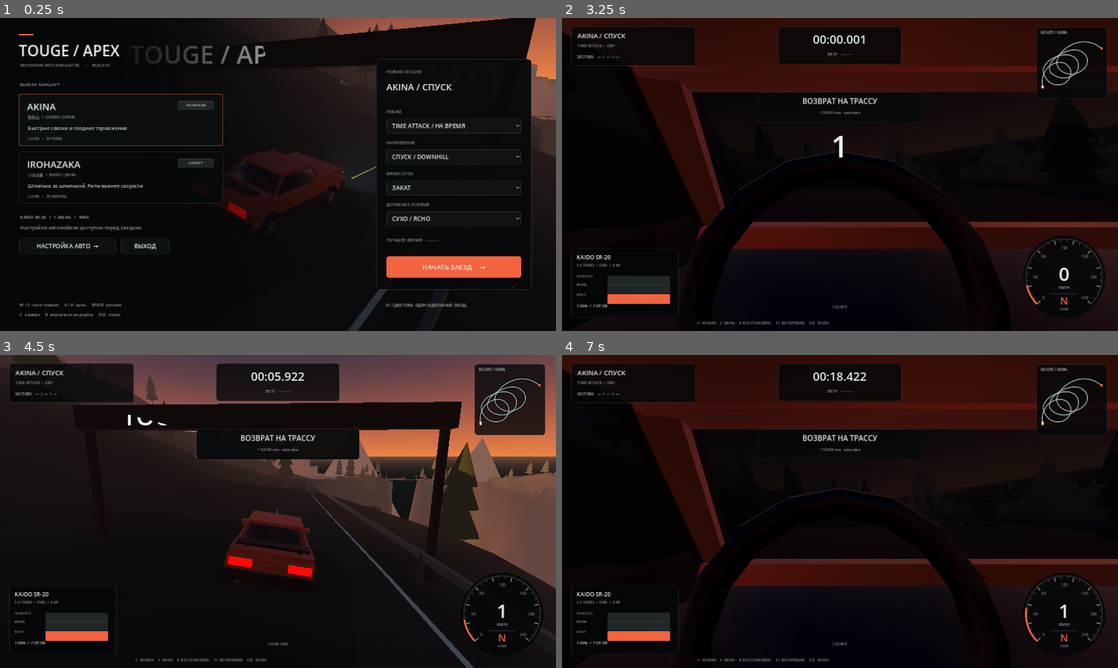
Above: before the commit, frames 1-4 (two rows, left to right).
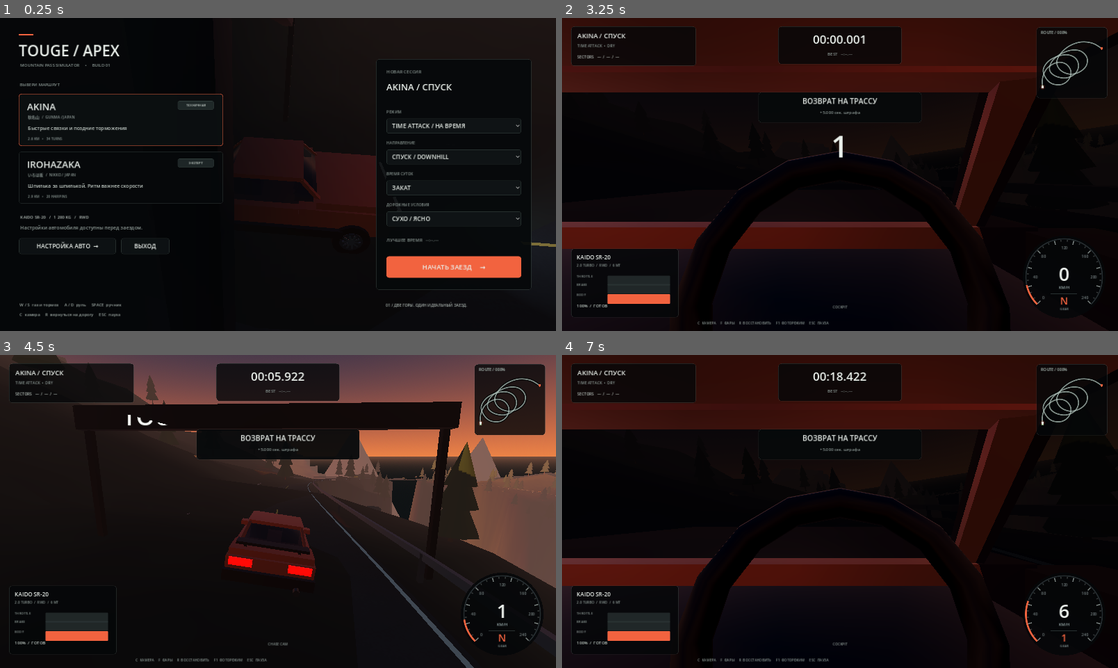
Above: after the commit, the same moments.

Repository: SkyLord089/testing
Game: Godot game, scene res://scenes/main.tscn
Two runs of this game, one before a commit and one after it. Both use one fixed random seed, a clock stepped at 60 frames per second and the inputs below.
Inputs:
- Up to frame 1 (0.25 s): no input
- Up to frame 2 (3.25 s): click "НАЧАТЬ ЗАЕЗД →" at 0.5 s; hold D (steer_right) 1.28-2.03 s; hold C (camera) 1.28-2.03 s; tap R (recover) at 1.55, 2.1 s; hold S (brake) 2.03-2.78 s; tap W (throttle) at 2.3 s; hold D (steer_right) from 2.78 s (still down); hold W (throttle) from 2.78 s (still down); tap C (camera) at 3.05 s
- Up to frame 3 (4.5 s): tap Enter at 3.5 s; release D (steer_right) at 3.53 s; release W (throttle) at 3.53 s; hold E (shift_up) 3.53-4.28 s; tap C (camera) at 3.6 s; tap R (recover) at 3.8 s; hold A (steer_left) from 4.28 s (still down); hold F (headlights) from 4.28 s (still down)
- Up to frame 4 (7 s): tap W (throttle) at 4.55, 6.8 s; release F (headlights) at 5.03 s; tap R (recover) at 5.1, 6.05 s; tap C (camera) at 5.3, 6.6 s; release A (steer_left) at 5.78 s; hold S (brake) 5.78-6.53 s; hold W (throttle) 5.78-6.53 s; hold D (steer_right) from 6.53 s (still down)

The runs differ from the first frame. In frame 1, 7.0% of the frame differs, in the area x 24-100%, y 0-100%; in frame 2, 11%, in the area x 0-100%, y 4-93%; in frame 3, less than 0.1%; in frame 4, 11%.

Commit message:
Align vehicle, camera and spawn with Godot's +Z forward axis
Co-authored-by: arena-agent <297053741+arena-agent@users.noreply.github.com>

Diff:
--- a/scripts/follow_camera.gd
+++ b/scripts/follow_camera.gd
@@ -26,22 +26,22 @@
         return
     var speed = target.linear_velocity.length() if target is VehicleBody3D else 0.0
     if mode == 0:
-        var desired = target.global_transform * Vector3(0, 2.05, 6.35)
+        var desired = target.global_transform * Vector3(0, 2.05, -6.35)
         var anchor = target.global_position + Vector3.UP * 0.35
         var query = PhysicsRayQueryParameters3D.create(anchor, desired, 1, [target.get_rid()])
         var hit = get_world_3d().direct_space_state.intersect_ray(query)
         if not hit.is_empty():
             desired = hit.position + hit.normal * 0.28
         global_position = global_position.lerp(desired, 1.0 - exp(-delta * 8.5))
-        var look_target = target.global_transform * Vector3(0, 0.28, -3.0)
+        var look_target = target.global_transform * Vector3(0, 0.28, 3.0)
         smoothed_look = smoothed_look.lerp(look_target, 1.0 - exp(-delta * 10.0))
         if global_position.distance_to(smoothed_look) > 0.1:
             look_at(smoothed_look, Vector3.UP)
         fov = lerpf(fov, 66.0 + clampf(speed / 65.0, 0.0, 1.0) * 11.0, delta * 3.5)
     else:
-        var offset = Vector3(0, 0.56, -1.02) if mode == 1 else Vector3(-0.38, 0.49, -0.12)
+        var offset = Vector3(0, 0.56, 1.02) if mode == 1 else Vector3(-0.38, 0.49, 0.12)
         global_position = target.global_transform * offset
-        var forward = -target.global_basis.z
+        var forward = target.global_basis.z
         var up = target.global_basis.y
         look_at(global_position + forward * 30.0 + up * 0.15, up)
         fov = lerpf(fov, 72.0 + clampf(speed / 70.0, 0.0, 1.0) * 8.0, delta * 4.0)
@@ -54,9 +54,9 @@
     if not is_instance_valid(target):
         return
     if cinematic:
-        global_position = target.global_position + Vector3(5.2, 2.4, 5.2)
+        global_position = target.global_position + Vector3(5.2, 2.4, -5.2)
         look_at(target.global_position + Vector3.UP * 0.2)
     elif mode == 0:
-        global_position = target.global_transform * Vector3(0, 2.05, 6.35)
-        smoothed_look = target.global_transform * Vector3(0, 0.28, -3.0)
+        global_position = target.global_transform * Vector3(0, 2.05, -6.35)
+        smoothed_look = target.global_transform * Vector3(0, 0.28, 3.0)
         look_at(smoothed_look)
--- a/scripts/race.gd
+++ b/scripts/race.gd
@@ -113,7 +113,8 @@
 
 func recovery_transform() -> Transform3D:
     var index = clampi(nearest, 1, route_points.size() - 2)
-    return Transform3D(Basis.looking_at(_tangent(index), Vector3.UP), route_points[index] + Vector3.UP * 1.0)
+    # +Z is the vehicle's forward axis, hence the negated tangent.
+    return Transform3D(Basis.looking_at(-_tangent(index), Vector3.UP), route_points[index] + Vector3.UP * 1.0)
 
 func add_recovery_penalty() -> void:
     if mode == 0 and active:
--- a/scripts/road.gd
+++ b/scripts/road.gd
@@ -49,7 +49,9 @@
     var index = points.size() - 3 if reverse else 2
     var direction = tangent_at(index) * (-1.0 if reverse else 1.0)
     var origin = points[index] + Vector3.UP * 1.15
-    return Transform3D(Basis.looking_at(direction, Vector3.UP), origin)
+    # VehicleBody3D drives along its local +Z axis, so the basis must look
+    # opposite to the direction of travel.
+    return Transform3D(Basis.looking_at(-direction, Vector3.UP), origin)
 
 func nearest_index(position_3d: Vector3, around: int = -1, radius: int = 30) -> int:
     var first = 0
--- a/scripts/vehicle.gd
+++ b/scripts/vehicle.gd
@@ -38,7 +38,7 @@
     linear_damp = 0.035
     angular_damp = 0.35
     center_of_mass_mode = RigidBody3D.CENTER_OF_MASS_MODE_CUSTOM
-    center_of_mass = Vector3(0.0, -0.18, 0.12)
+    center_of_mass = Vector3(0.0, -0.18, -0.12)
     continuous_cd = true
     contact_monitor = true
     max_contacts_reported = 8
@@ -60,8 +60,8 @@
 
 func _build_wheels() -> void:
     var positions = [
-        Vector3(-0.83, -0.25, -1.32), Vector3(0.83, -0.25, -1.32),
-        Vector3(-0.83, -0.25, 1.32), Vector3(0.83, -0.25, 1.32)
+        Vector3(-0.83, -0.25, 1.32), Vector3(0.83, -0.25, 1.32),
+        Vector3(-0.83, -0.25, -1.32), Vector3(0.83, -0.25, -1.32)
     ]
     for i in range(4):
         var wheel = VehicleWheel3D.new()
@@ -91,7 +91,7 @@
         return
     shift_cooldown = maxf(0.0, shift_cooldown - delta)
     last_impact = maxf(0.0, last_impact - delta)
-    var forward_speed = linear_velocity.dot(-global_basis.z)
+    var forward_speed = linear_velocity.dot(global_basis.z)
     var speed = linear_velocity.length()
     odometer += speed * delta
     if controls_enabled:
@@ -183,7 +183,7 @@
     engine_force = force * direction
     var velocity_flat = Vector3(linear_velocity.x, 0, linear_velocity.z)
     if velocity_flat.length() > 4.0:
-        var forward_flat = -global_basis.z
+        var forward_flat = global_basis.z
         forward_flat.y = 0
         drift_angle = rad_to_deg(forward_flat.normalized().angle_to(velocity_flat.normalized()))
         if drift_angle > 90.0:
@@ -258,14 +258,14 @@
     glass.transparency = BaseMaterial3D.TRANSPARENCY_ALPHA
     glass.albedo_color.a = 0.88
     glass.cull_mode = BaseMaterial3D.CULL_DISABLED
-    _box(Vector3(1.76, 0.48, 4.02), Vector3(0, 0, 0.02), paint_material)
-    _box(Vector3(1.68, 0.16, 1.32), Vector3(0, 0.29, -1.28), paint_material)
-    _box(Vector3(1.70, 0.20, 0.66), Vector3(0, 0.27, 1.62), paint_material)
-    _box(Vector3(1.80, 0.20, 0.20), Vector3(0, -0.13, -2.02), trim)
-    _box(Vector3(1.80, 0.22, 0.20), Vector3(0, -0.12, 2.03), trim)
-    _box(Vector3(1.06, 0.17, 0.035), Vector3(0, 0.04, -2.135), dark)
+    _box(Vector3(1.76, 0.48, 4.02), Vector3(0, 0, -0.02), paint_material)
+    _box(Vector3(1.68, 0.16, 1.32), Vector3(0, 0.29, 1.28), paint_material)
+    _box(Vector3(1.70, 0.20, 0.66), Vector3(0, 0.27, -1.62), paint_material)
+    _box(Vector3(1.80, 0.20, 0.20), Vector3(0, -0.13, 2.02), trim)
+    _box(Vector3(1.80, 0.22, 0.20), Vector3(0, -0.12, -2.03), trim)
+    _box(Vector3(1.06, 0.17, 0.035), Vector3(0, 0.04, 2.135), dark)
     for x in [-0.91, 0.91]:
-        _box(Vector3(0.09, 0.16, 2.65), Vector3(x, -0.19, 0.16), trim)
+        _box(Vector3(0.09, 0.16, 2.65), Vector3(x, -0.19, -0.16), trim)
     _build_cabin(glass)
     # Lights and small aero details.
     var head_mat = _material(Color(0.78, 0.88, 0.91), 0.2, 0.16)
@@ -277,10 +277,11 @@
     tail_material.emission = Color(0.95, 0.018, 0.008)
     tail_material.emission_energy_multiplier = 1.4
     for x in [-0.58, 0.58]:
-        _box(Vector3(0.48, 0.15, 0.045), Vector3(x, 0.16, -2.055), head_mat)
-        _box(Vector3(0.46, 0.15, 0.045), Vector3(x, 0.15, 2.055), tail_material)
+        _box(Vector3(0.48, 0.15, 0.045), Vector3(x, 0.16, 2.055), head_mat)
+        _box(Vector3(0.46, 0.15, 0.045), Vector3(x, 0.15, -2.055), tail_material)
         var spot = SpotLight3D.new()
-        spot.position = Vector3(x, 0.17, -1.98)
+        spot.position = Vector3(x, 0.17, 1.98)
+        spot.rotation_degrees.y = 180.0
         spot.light_color = Color(0.76, 0.86, 1.0)
         spot.light_energy = 3.8
         spot.spot_range = 52.0
@@ -290,10 +291,10 @@
         spot.visible = false
         add_child(spot)
         headlight_nodes.append(spot)
-        _box(Vector3(0.20, 0.12, 0.27), Vector3(x * 1.57, 0.30, -0.52), paint_material)
-    _box(Vector3(1.46, 0.055, 0.27), Vector3(0, 0.48, 1.78), trim)
+        _box(Vector3(0.20, 0.12, 0.27), Vector3(x * 1.57, 0.30, 0.52), paint_material)
+    _box(Vector3(1.46, 0.055, 0.27), Vector3(0, 0.48, -1.78), trim)
     for x in [-0.55, 0.55]:
-        _box(Vector3(0.055, 0.27, 0.08), Vector3(x, 0.34, 1.74), trim)
+        _box(Vector3(0.055, 0.27, 0.08), Vector3(x, 0.34, -1.74), trim)
     var exhaust = CylinderMesh.new()
     exhaust.top_radius = 0.065
     exhaust.bottom_radius = 0.065
@@ -303,12 +304,12 @@
     exhaust_instance.mesh = exhaust
     exhaust_instance.material_override = _material(Color(0.26, 0.28, 0.28), 0.9, 0.24)
     exhaust_instance.rotation_degrees.x = 90
-    exhaust_instance.position = Vector3(-0.56, -0.23, 2.10)
+    exhaust_instance.position = Vector3(-0.56, -0.23, -2.10)
     add_child(exhaust_instance)
     # A simple interior remains visible from the cockpit camera.
-    _box(Vector3(1.35, 0.16, 0.48), Vector3(0, 0.24, -0.55), dark)
+    _box(Vector3(1.35, 0.16, 0.48), Vector3(0, 0.24, 0.55), dark)
     for x in [-0.39, 0.39]:
-        _box(Vector3(0.42, 0.54, 0.46), Vector3(x, 0.30, 0.48), dark)
+        _box(Vector3(0.42, 0.54, 0.46), Vector3(x, 0.30, -0.48), dark)
     var steering_wheel = TorusMesh.new()
     steering_wheel.inner_radius = 0.13
     steering_wheel.outer_radius = 0.17
@@ -317,22 +318,22 @@
     var steering_instance = MeshInstance3D.new()
     steering_instance.mesh = steering_wheel
     steering_instance.material_override = trim
-    steering_instance.position = Vector3(-0.38, 0.36, -0.34)
-    steering_instance.rotation_degrees.x = 72
+    steering_instance.position = Vector3(-0.38, 0.36, 0.34)
+    steering_instance.rotation_degrees.x = 108
     add_child(steering_instance)
 
 func _build_cabin(glass: Material) -> void:
     var st = SurfaceTool.new()
     st.begin(Mesh.PRIMITIVE_TRIANGLES)
-    var a = Vector3(-0.75, 0.22, -0.84)
-    var b = Vector3(0.75, 0.22, -0.84)
-    var c = Vector3(0.75, 0.22, 1.15)
-    var d = Vector3(-0.75, 0.22, 1.15)
-    var e = Vector3(-0.62, 0.64, -0.40)
-    var f = Vector3(0.62, 0.64, -0.40)
-    var g = Vector3(0.62, 0.64, 0.72)
-    var h = Vector3(-0.62, 0.64, 0.72)
-    var faces = [[a,b,f,e], [b,c,g,f], [c,d,h,g], [d,a,e,h], [e,f,g,h]]
+    var a = Vector3(-0.75, 0.22, 0.84)
+    var b = Vector3(0.75, 0.22, 0.84)
+    var c = Vector3(0.75, 0.22, -1.15)
+    var d = Vector3(-0.75, 0.22, -1.15)
+    var e = Vector3(-0.62, 0.64, 0.40)
+    var f = Vector3(0.62, 0.64, 0.40)
+    var g = Vector3(0.62, 0.64, -0.72)
+    var h = Vector3(-0.62, 0.64, -0.72)
+    var faces = [[e,f,b,a], [f,g,c,b], [g,h,d,c], [h,e,a,d], [h,g,f,e]]
     for face in faces:
         _visual_quad(st, face[0], face[1], face[2], face[3])
     st.generate_normals()
@@ -340,7 +341,7 @@
     cabin.mesh = st.commit()
     cabin.material_override = glass
     add_child(cabin)
-    _box(Vector3(1.30, 0.075, 1.18), Vector3(0, 0.655, 0.16), paint_material)
+    _box(Vector3(1.30, 0.075, 1.18), Vector3(0, 0.655, -0.16), paint_material)
     for pair in [[a,e],[b,f],[c,g],[d,h]]:
         _beam(pair[0], pair[1], 0.065, paint_material)
     _beam(e, f, 0.06, paint_material)
--- a/tests/smoke_test.gd
+++ b/tests/smoke_test.gd
@@ -53,14 +53,16 @@
     _check(game.race.active, "Race timer starts")
     _check(game.car.global_position.is_finite(), "Vehicle transform remains finite")
     print("SMOKE: applying throttle")
+    var start_position = game.car.global_position
     Input.action_press("throttle")
     for i in range(180):
         await physics_frame
     Input.action_release("throttle")
-    print("SMOKE DEBUG: speed=", game.car.speed_kph(), " engine_force=", game.car.engine_force, " brake=", game.car.brake, " throttle=", game.car.throttle_input, " rpm=", game.car.engine_rpm, " sleeping=", game.car.sleeping, " position=", game.car.global_position)
-    for wheel in game.car.wheels:
-        print("SMOKE WHEEL: ", wheel.name, " contact=", wheel.is_in_contact(), " skid=", wheel.get_skidinfo(), " rpm=", wheel.get_rpm(), " brake=", wheel.brake)
+    var travelled = game.car.global_position - start_position
+    print("SMOKE: speed kph=", game.car.speed_kph(), " travelled=", travelled)
     _check(game.car.speed_kph() > 5.0, "Physical vehicle accelerates under throttle")
+    _check(travelled.dot(game.car.global_basis.z) > 2.0, "Vehicle moves along its own forward (+Z) axis")
+    _check(travelled.dot(game.road.tangent_at(game.race.nearest)) > 2.0, "Vehicle advances along the route tangent")
     _check(game.car.global_position.is_finite(), "Vehicle remains stable while driving")
     game.pause_run()
     var paused_time = game.race.elapsed
